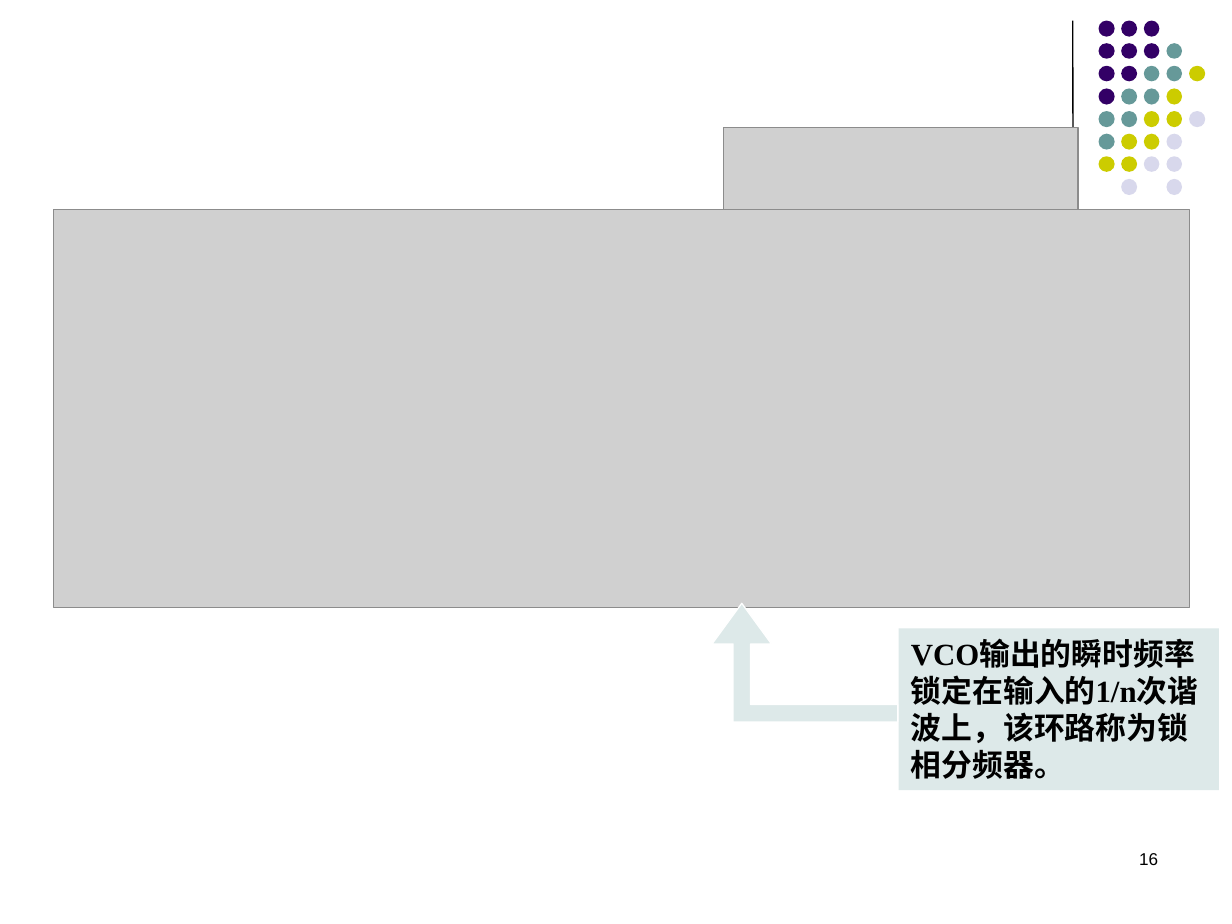
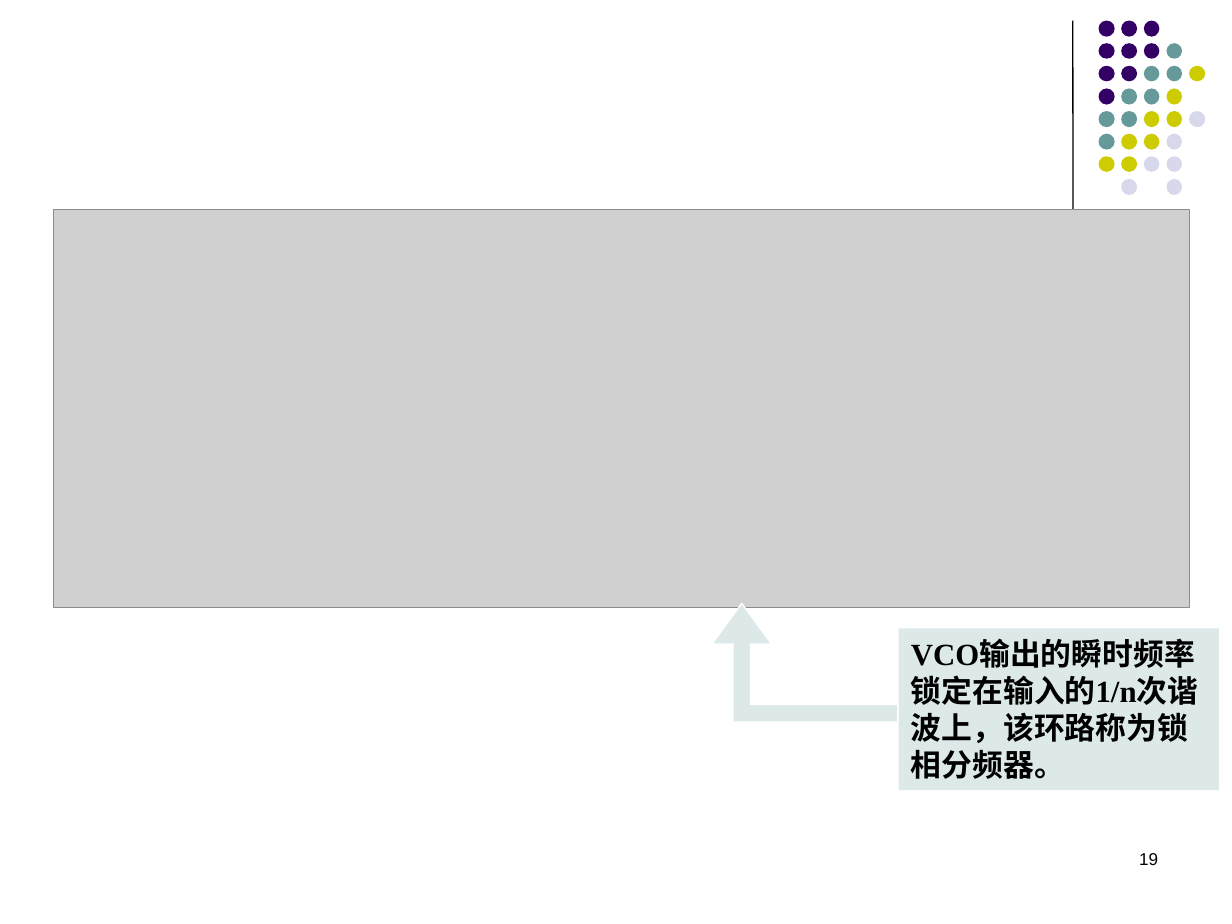
Before and after one commit to lyMeiSEU/ly_schoolhelper, a slide deck: slide 19 of 通信电子/第七章 频率合成器.pptx (slide 16 before the commit). Drawn at 1232x924 pixels with LibreOffice and Linux fonts; fonts in the diff are those of the drawing; grey boxes stand for pictures; background and template pictures are left out. Boxes give left, top, right and bottom in pixels: in the first picture for what was removed or moved away, otherwise in the second. Text is boxed around its words. In the diff, an @@ line names an element or a change of style, - is before the commit and + after.

```diff
--- a/通信电子/第七章 频率合成器.pptx
+++ b/通信电子/第七章 频率合成器.pptx
@@ picture removed at [724, 128, 1078, 255] @@
@@ page number at [1139, 853, 1158, 865]: text changed @@
-16
+19
```
Also in this commit, not shown: 12 other slides changed, 3 slides added, 39 other files.
